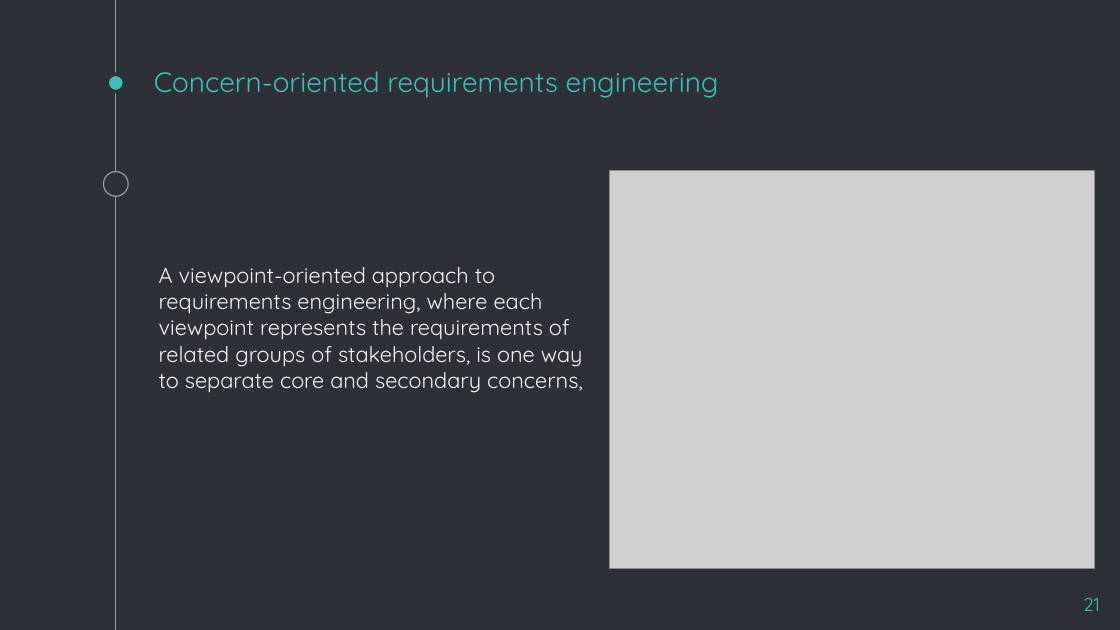
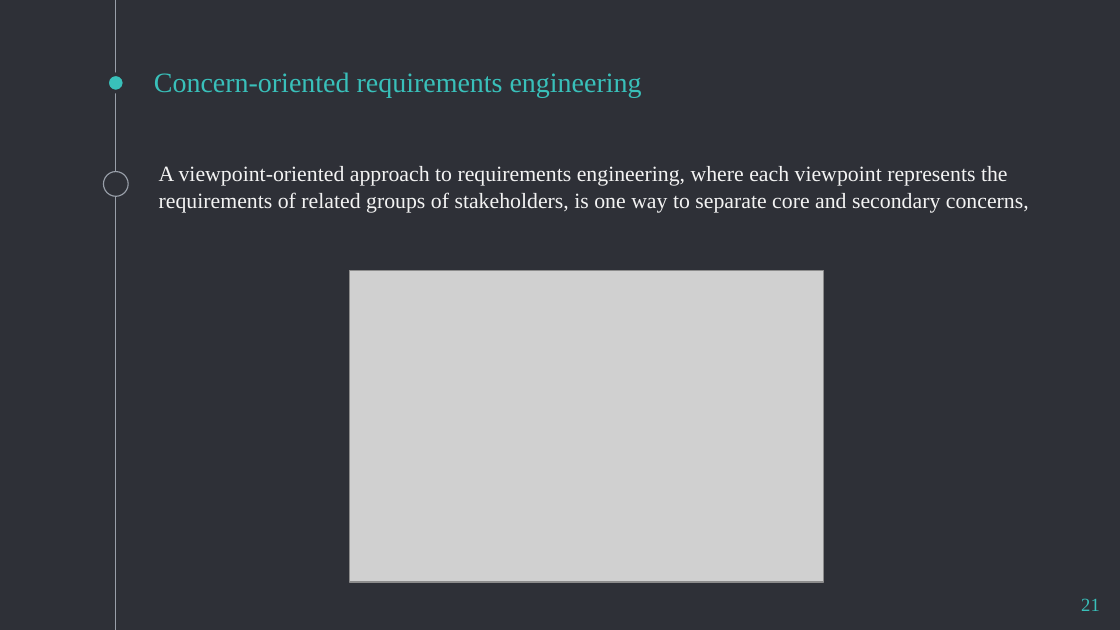
Before and after one commit to amirjani/methodology-confress, a slide deck: slide 21 of Aspect-Oriented-Software-Development.pptx. Drawn at 1120x630 pixels with LibreOffice and Linux fonts; fonts in the diff are those of the drawing; grey boxes stand for pictures. Boxes give left, top, right and bottom in pixels: in the first picture for what was removed or moved away, otherwise in the second. Text is boxed around its words. In the diff, an @@ line names an element or a change of style, - is before the commit and + after.

```diff
--- a/Aspect-Oriented-Software-Development.pptx
+++ b/Aspect-Oriented-Software-Development.pptx
@@ font Quicksand to Times New Roman in 3 elements at (x1=154, y1=72, x2=642, y2=98), (x1=1081, y1=598, x2=1100, y2=611), (x1=159, y1=166, x2=1029, y2=213) @@
@@ text "A viewpoint-oriented approach to requirements ..." moved from (x1=159, y1=267, x2=583, y2=393) to (x1=159, y1=166, x2=1029, y2=213) @@
@@ picture resized from (x1=609, y1=170, x2=1094, y2=569) to (x1=349, y1=271, x2=823, y2=582) @@
```
Also in this commit, not shown: 19 other slides changed, 6 slides added, 1 slide removed, 7 other files.
